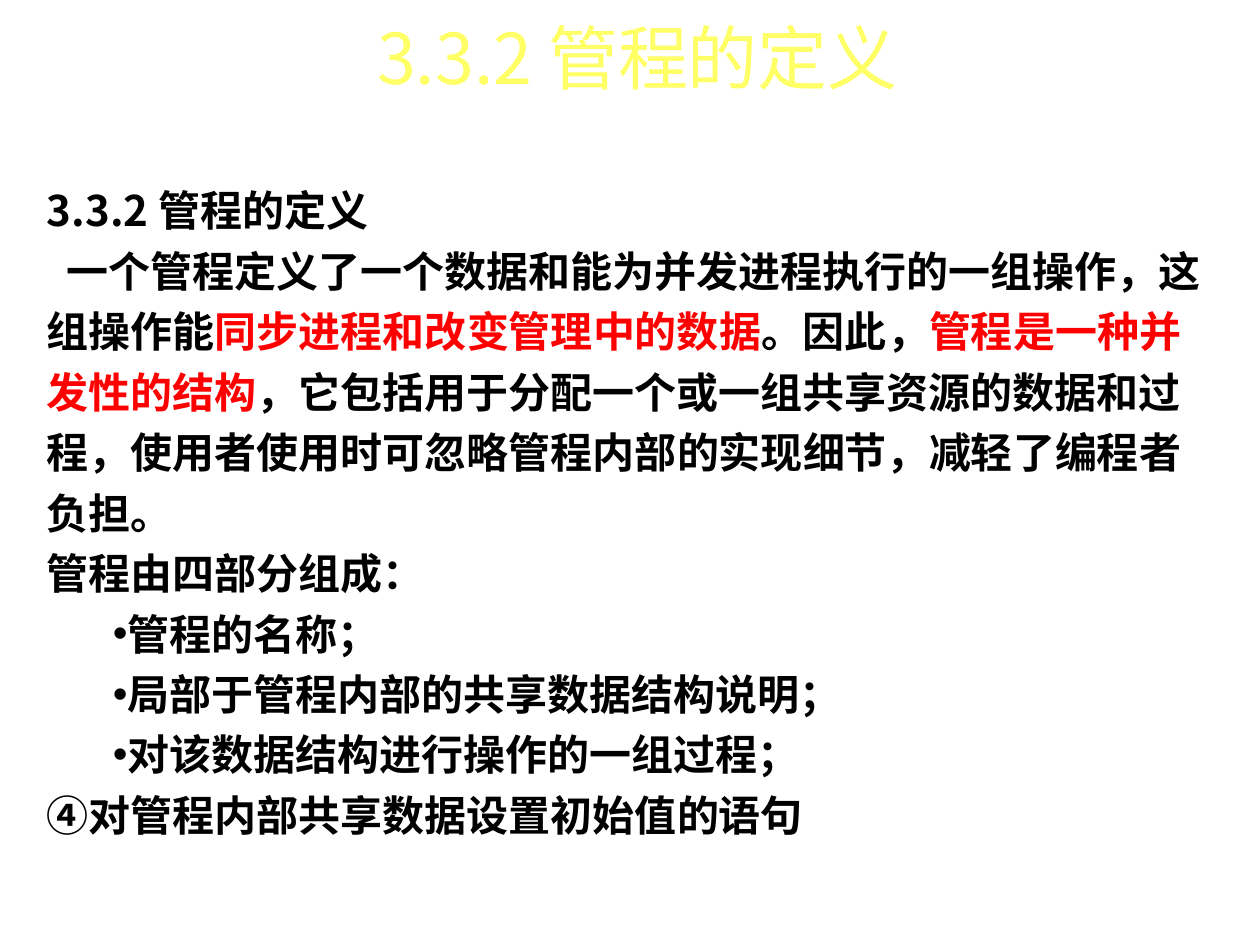
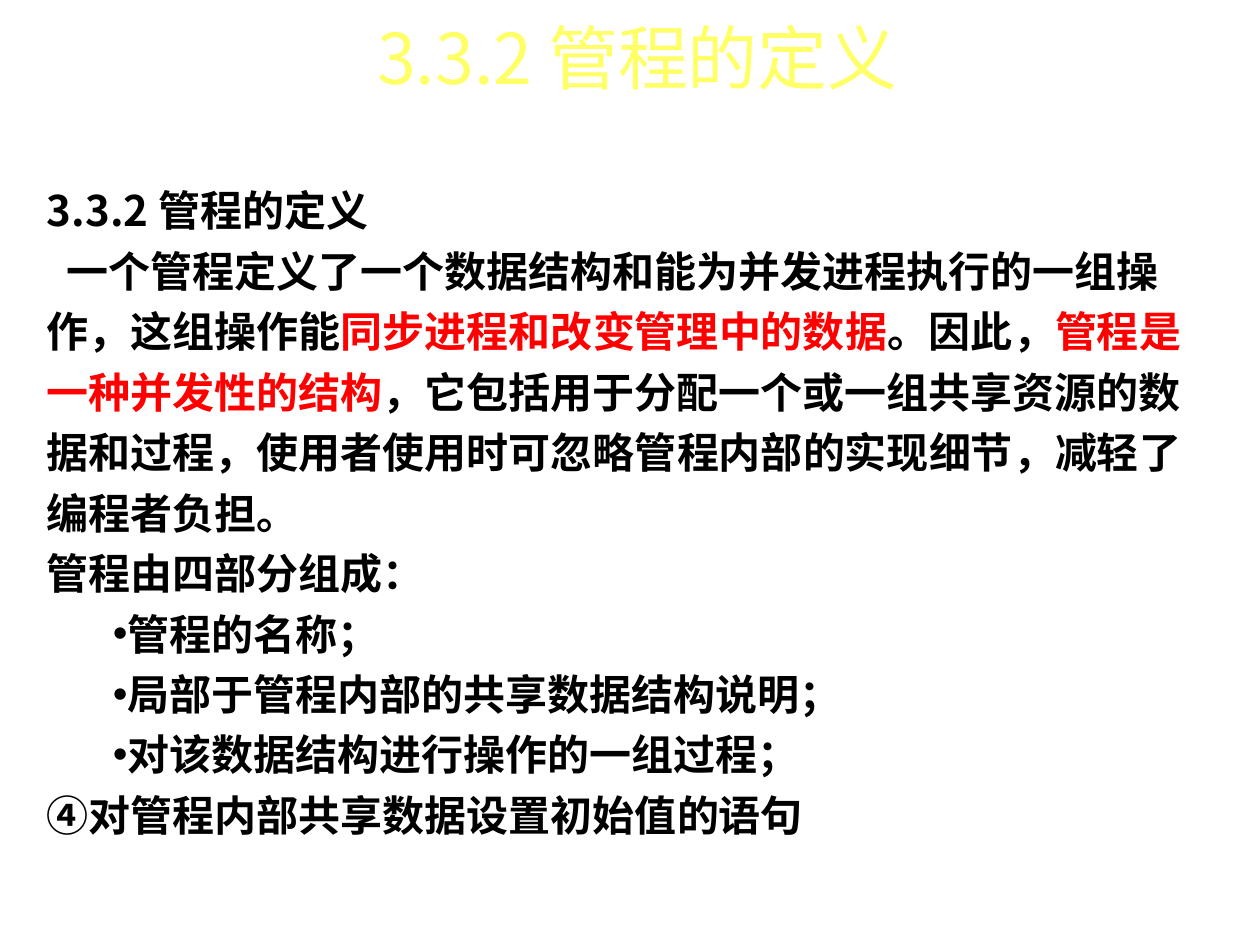
Before and after one commit to FourierAI/Operating-system, a slide deck: slide 34 of 操作系统-第3章.ppt (slide 33 before the commit). Drawn at 1260x945 pixels with LibreOffice and Linux fonts; fonts in the diff are those of the drawing; background and template pictures are left out. Boxes give left, top, right and bottom in pixels: in the first picture for what was removed or moved away, otherwise in the second. Text is boxed around its words. In the diff, an @@ line names an element or a change of style, - is before the commit and + after.

```diff
--- a/操作系统-第3章.ppt
+++ b/操作系统-第3章.ppt
@@ text at (47,251,1181,533): text changed @@
-一个管程定义了一个数据和能为并发进程执行的一组操作，这组操作能同步进程和改变管理中的数据。因此，管程是一种并发性的结构，它包括用于分配一个或一组共享资源的数据和过程，使用者使用时可忽略管程内部的实现细节，减轻了编程者负担。
+一个管程定义了一个数据结构和能为并发进程执行的一组操作，这组操作能同步进程和改变管理中的数据。因此，管程是一种并发性的结构，它包括用于分配一个或一组共享资源的数据和过程，使用者使用时可忽略管程内部的实现细节，减轻了编程者负担。
```
Also in this commit, not shown: 14 other slides changed, 3 slides added, 8 other files.
